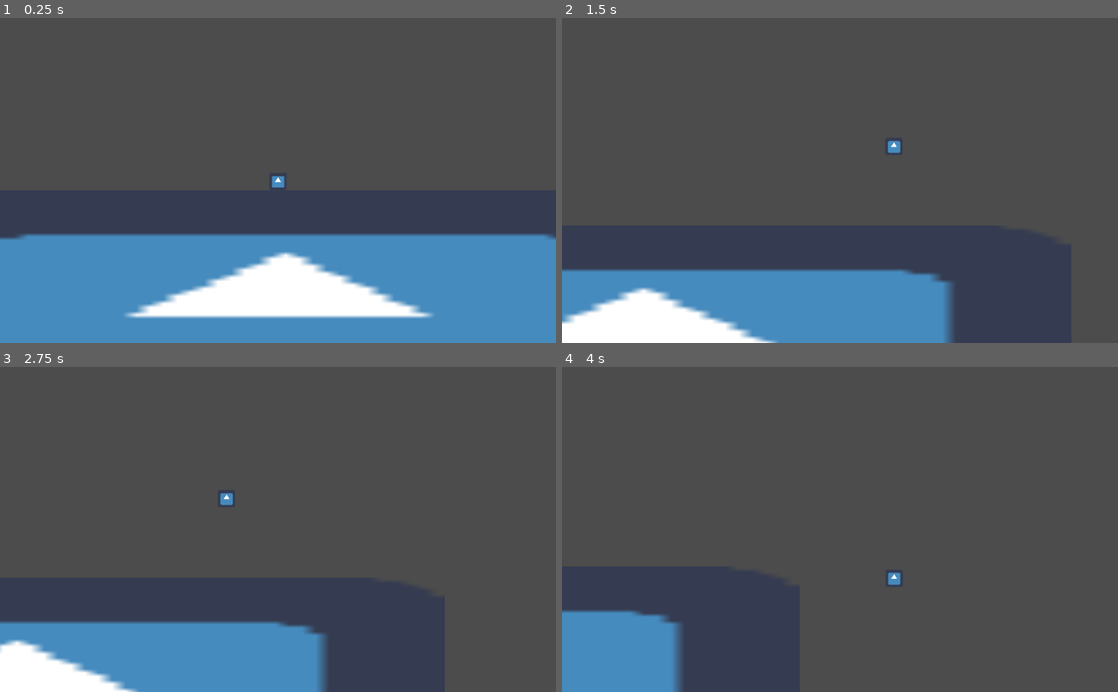
Above: before the commit, frames 1-4 (two rows, left to right).
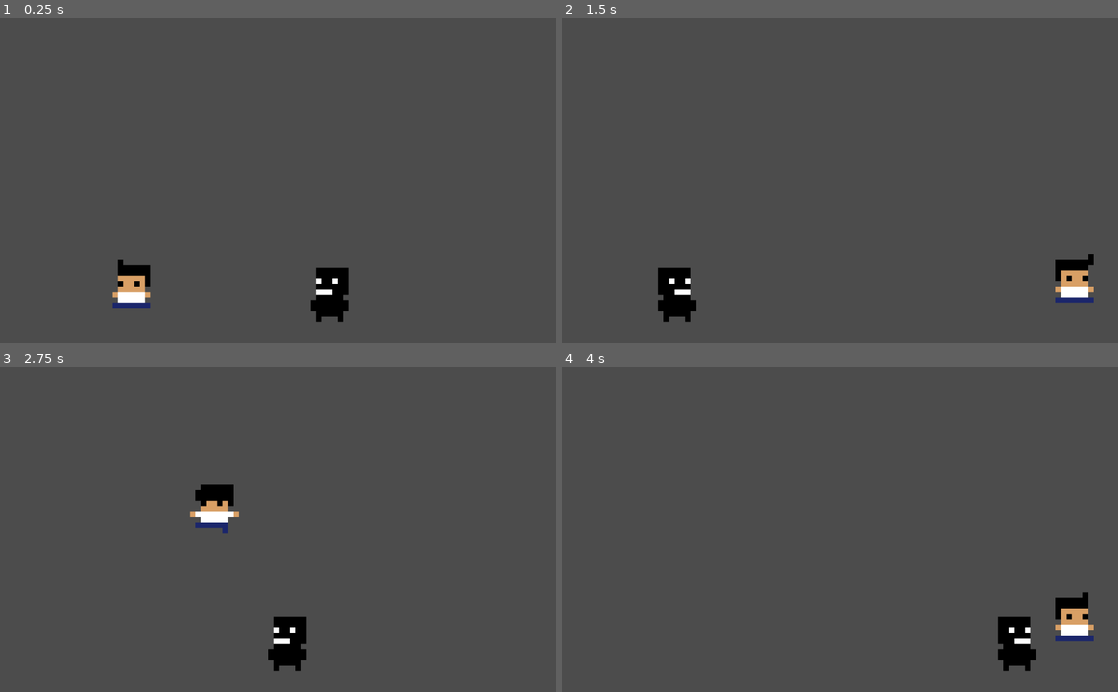
Above: after the commit, the same moments.

Repository: renzoventura/Shade
Game: Godot game, scene res://Scenes/Level/TemplateLevel.tscn
The game is run twice, just before and just after one commit, with the same random seed, the same clock (stepped at 60 frames per second) and the same inputs. The engine's default icon, where the game draws it, is replaced by a stand-in: a white triangle on a blue panel in a dark square.
Inputs:
- Up to frame 1 (0.25 s): no input
- Up to frame 2 (1.5 s): hold W (jump) 0.53-1.28 s; hold D (right) from 0.53 s (still down); tap , (attack, bound only after the commit) at 0.6 s; tap W (jump) at 1.35 s
- Up to frame 3 (2.75 s): tap W (jump) at 1.52, 1.82 s; tap , (attack, bound only after the commit) at 1.55, 2.1 s; release D (right) at 2.03 s; hold A (left) from 2.03 s (still down); hold W (jump) from 2.03 s (still down)
- Up to frame 4 (4 s): release A (left) at 2.78 s; release W (jump) at 2.78 s; hold D (right) from 2.78 s (still down); tap , (attack, bound only after the commit) at 2.85 s; tap W (jump) at 3.02, 3.32 s; hold W (jump) from 3.53 s (still down)

The runs differ from the first frame. In frame 1, 34% of the frame differs, in the area x 0-100%, y 48-100%; in frame 2, 17%; in frame 3, 14%; in frame 4, 7.1%.

Commit message:
Add sprite animation, attack collision and enemy ai

Diff:
--- a/Scenes/Environment/Floor.tscn
+++ b/Scenes/Environment/Floor.tscn
@@ -1,20 +1,14 @@
-[gd_scene load_steps=3 format=2]
-
-[ext_resource path="res://icon.png" type="Texture" id=1]
+[gd_scene load_steps=2 format=2]
 
 [sub_resource type="RectangleShape2D" id=1]
 extents = Vector2( 1598.33, 12.2619 )
 
 [node name="Floor" type="StaticBody2D"]
+collision_layer = 8
+collision_mask = 5
 __meta__ = {
 "_edit_group_": true
 }
 
-[node name="Sprite" type="Sprite" parent="."]
-position = Vector2( -0.0711937, 428.013 )
-scale = Vector2( 50, 13.7706 )
-texture = ExtResource( 1 )
-
 [node name="CollisionShape2D" type="CollisionShape2D" parent="."]
-visible = false
 shape = SubResource( 1 )
--- a/Scenes/Level/TemplateLevel.tscn
+++ b/Scenes/Level/TemplateLevel.tscn
@@ -1,11 +1,33 @@
-[gd_scene load_steps=3 format=2]
+[gd_scene load_steps=5 format=2]
 
 [ext_resource path="res://Scenes/Player/Player.tscn" type="PackedScene" id=1]
 [ext_resource path="res://Scenes/Environment/Floor.tscn" type="PackedScene" id=2]
+[ext_resource path="res://Scenes/Player/Enemy.tscn" type="PackedScene" id=3]
+
+[sub_resource type="RectangleShape2D" id=1]
+extents = Vector2( 20.8151, 423.624 )
 
 [node name="TemplateLevel" type="Node2D"]
 
 [node name="Player" parent="." instance=ExtResource( 1 )]
+position = Vector2( 231.202, 398.334 )
+
+[node name="StaticBody2D" type="StaticBody2D" parent="."]
+position = Vector2( -21.1295, 319.218 )
+
+[node name="CollisionShape2D" type="CollisionShape2D" parent="StaticBody2D"]
+position = Vector2( 52.7426, 0 )
+shape = SubResource( 1 )
+
+[node name="StaticBody2D2" type="StaticBody2D" parent="."]
+position = Vector2( -10.5811, 317.46 )
+
+[node name="CollisionShape2D" type="CollisionShape2D" parent="StaticBody2D2"]
+position = Vector2( 1010.24, 18.0881 )
+shape = SubResource( 1 )
 
 [node name="Floor" parent="." instance=ExtResource( 2 )]
-position = Vector2( 3.68828, 55.6316 )
+position = Vector2( 562.217, 573.203 )
+
+[node name="Enemy" parent="." instance=ExtResource( 3 )]
+position = Vector2( 621.905, 414.785 )
--- /dev/null
+++ b/Scenes/Player/Enemy.gd
@@ -0,0 +1,47 @@
+extends KinematicBody2D
+
+
+var motion = Vector2(0,0)
+var motion_up = Vector2(0,-1)
+
+var SPEED = 20;
+var JUMP_SPEED = 1800;
+var GRAVITY = 2000;
+var MAX_FALL_SPEED = 3000
+
+export(int) var ACCELERATION = 10
+
+func _ready():
+	set_physics_process(true)
+
+func _physics_process(delta):
+	apply_gravity()
+	var player = get_tree().get_root().find_node("Player", true, false)
+	if player != null:
+		chase_player(player, delta)
+
+func chase_player(player, delta):
+	var direction = (player.global_position - global_position).normalized()
+#	motion += direction * ACCELERATION * delta
+#	motion = motion.clamped(SPEED)
+	motion += direction * ACCELERATION
+	$AnimatedSprite.flip_h = global_position > player.global_position
+	motion = move_and_slide(motion)
+
+func _on_VisibilityNotifier2D_screen_entered():
+	set_physics_process(true)
+
+func hurt():
+	print("OUCH!")
+	motion.y -= 500
+	motion.x = 300
+
+
+func apply_gravity():
+	if is_on_floor() and motion.y > 0:
+		motion.y = 0
+	elif is_on_ceiling():
+		motion.y = 1
+	else:
+		if(motion.y < MAX_FALL_SPEED):
+			motion.y += GRAVITY
--- /dev/null
+++ b/Scenes/Player/Enemy.tscn
@@ -0,0 +1,28 @@
+[gd_scene load_steps=5 format=2]
+
+[ext_resource path="res://Assets/Enemy/enemy.png" type="Texture" id=1]
+[ext_resource path="res://Scenes/Player/Enemy.gd" type="Script" id=2]
+
+[sub_resource type="RectangleShape2D" id=2]
+extents = Vector2( 34.4604, 49.7538 )
+
+[sub_resource type="SpriteFrames" id=1]
+animations = [ {
+"frames": [ ExtResource( 1 ) ],
+"loop": true,
+"name": "idle",
+"speed": 5.0
+} ]
+
+[node name="Enemy" type="KinematicBody2D"]
+collision_layer = 4
+collision_mask = 9
+script = ExtResource( 2 )
+
+[node name="CollisionShape2D" type="CollisionShape2D" parent="."]
+position = Vector2( -5.09628, -0.149895 )
+shape = SubResource( 2 )
+
+[node name="AnimatedSprite" type="AnimatedSprite" parent="."]
+frames = SubResource( 1 )
+animation = "idle"
--- a/Scenes/Player/Player.gd
+++ b/Scenes/Player/Player.gd
@@ -1,23 +1,45 @@
 extends KinematicBody2D
+
+var is_attacking
 
 var motion = Vector2(0,0)
 var motion_up = Vector2(0,-1)
-var SPEED = 1000;
-var JUMP_SPEED = 3000;
-var GRAVITY = 300;
-var MAX_FALL_SPEED = 1500
+var SPEED = 800;
+var JUMP_SPEED = 1800;
+var GRAVITY = 200;
+var MAX_FALL_SPEED = 300
+
+onready var playerAnimation = $PlayerAnimation
+onready var attackArea = $AttackArea
+onready var attackAreaCollision = $AttackArea/AttackCollision
+
+signal animate
+signal attackAnimate
+
+var is_facing_right;
+
+func ready():
+	is_facing_right = true;
+	attackArea.set_collision_mask_bit(2, false)
+	is_attacking = false
 
 func _process(delta):
 	apply_gravity()
-	walk()
-	jump()
+	if not is_attacking:
+		walk()
+		jump()
+		animate()
+		attack()
+		update_attack_collision()
 	move_and_slide(motion, motion_up)
 
 func walk():
 	if Input.is_action_pressed("left") and not Input.is_action_just_pressed("right"):
 		motion.x = -SPEED
+		is_facing_right = false
 	elif Input.is_action_pressed("right") and not Input.is_action_just_pressed("left"):
 		motion.x = SPEED
+		is_facing_right = true
 	else:
 		motion.x = 0
 
@@ -33,3 +55,26 @@
 func jump():
 	if Input.is_action_pressed("jump") and is_on_floor():
 		motion.y -= JUMP_SPEED
+
+func attack():
+	if Input.is_action_just_pressed("attack"):
+		attackAnimate()
+
+
+func animate():
+	if not is_attacking:
+		emit_signal("animate", motion, GRAVITY, is_facing_right)
+
+func attackAnimate():
+	is_attacking = true
+	attackAreaCollision.disabled = false
+	emit_signal("attackAnimate")
+	yield(get_node("PlayerAnimation"), "animation_finished" )
+	is_attacking = false
+	attackAreaCollision.disabled = true
+
+func _on_AttackArea_body_entered(body):
+	body.hurt()
+
+func update_attack_collision():
+	pass
--- a/Scenes/Player/Player.tscn
+++ b/Scenes/Player/Player.tscn
@@ -1,22 +1,37 @@
-[gd_scene load_steps=4 format=2]
+[gd_scene load_steps=5 format=2]
 
-[ext_resource path="res://icon.png" type="Texture" id=1]
+[ext_resource path="res://Scenes/Player/PlayerAnimation.tscn" type="PackedScene" id=1]
 [ext_resource path="res://Scenes/Player/Player.gd" type="Script" id=2]
 
 [sub_resource type="RectangleShape2D" id=1]
-extents = Vector2( 32.2108, 31.8788 )
+extents = Vector2( 38.7332, 45.9868 )
+
+[sub_resource type="RectangleShape2D" id=2]
+extents = Vector2( 53.4169, 65.8811 )
 
 [node name="Player" type="KinematicBody2D"]
 script = ExtResource( 2 )
 
-[node name="Sprite" type="Sprite" parent="."]
-texture = ExtResource( 1 )
-
 [node name="CollisionShape2D" type="CollisionShape2D" parent="."]
-visible = false
+position = Vector2( -3.23535, 2.9118 )
 shape = SubResource( 1 )
 
 [node name="Camera2D" type="Camera2D" parent="."]
-current = true
-zoom = Vector2( 2, 2 )
 smoothing_enabled = true
+
+[node name="PlayerAnimation" parent="." instance=ExtResource( 1 )]
+position = Vector2( 6.16013, 0.513336 )
+animation = "attack"
+
+[node name="AttackArea" type="Area2D" parent="."]
+position = Vector2( 61.088, -14.6611 )
+collision_layer = 2
+collision_mask = 4
+
+[node name="AttackCollision" type="CollisionShape2D" parent="AttackArea"]
+position = Vector2( -5.30737, -0.663422 )
+shape = SubResource( 2 )
+disabled = true
+[connection signal="animate" from="." to="PlayerAnimation" method="_on_Player_animate"]
+[connection signal="attackAnimate" from="." to="PlayerAnimation" method="_on_Player_attackAnimate"]
+[connection signal="body_entered" from="AttackArea" to="." method="_on_AttackArea_body_entered"]
--- /dev/null
+++ b/Scenes/Player/PlayerAnimation.gd
@@ -0,0 +1,21 @@
+extends AnimatedSprite
+
+func _on_Player_animate(motion, GRAVITY, is_facing_right):
+	if is_facing_right:
+		flip_h = false
+	else:
+		flip_h = true
+	if motion.y < 0:
+		play("jump")
+	elif motion.y > GRAVITY:
+		play("fall")
+	elif motion.x != 0:
+		play("move")
+
+	else:
+		play("idle")
+
+
+
+func _on_Player_attackAnimate():
+	play("attack")
--- /dev/null
+++ b/Scenes/Player/PlayerAnimation.tscn
@@ -0,0 +1,50 @@
+[gd_scene load_steps=16 format=2]
+
+[ext_resource path="res://Assets/Player/walk1.png" type="Texture" id=1]
+[ext_resource path="res://Assets/Player/walk2.png" type="Texture" id=2]
+[ext_resource path="res://Assets/Player/idle2.png" type="Texture" id=3]
+[ext_resource path="res://Assets/Player/idle1.png" type="Texture" id=4]
+[ext_resource path="res://Assets/Player/fall2.png" type="Texture" id=5]
+[ext_resource path="res://Assets/Player/fall1.png" type="Texture" id=6]
+[ext_resource path="res://Assets/Player/attack2.png" type="Texture" id=7]
+[ext_resource path="res://Assets/Player/attack3.png" type="Texture" id=8]
+[ext_resource path="res://Assets/Player/jump.png" type="Texture" id=9]
+[ext_resource path="res://Assets/Player/attack1.png" type="Texture" id=10]
+[ext_resource path="res://Assets/Player/attack4.png" type="Texture" id=11]
+[ext_resource path="res://Scenes/Player/PlayerAnimation.gd" type="Script" id=12]
+[ext_resource path="res://Assets/Player/walk4.png" type="Texture" id=13]
+[ext_resource path="res://Assets/Player/walk3.png" type="Texture" id=14]
+
+[sub_resource type="SpriteFrames" id=1]
+animations = [ {
+"frames": [ ExtResource( 4 ), ExtResource( 3 ) ],
+"loop": true,
+"name": "idle",
+"speed": 5.0
+}, {
+"frames": [ ExtResource( 10 ), ExtResource( 7 ), ExtResource( 8 ), ExtResource( 11 ) ],
+"loop": true,
+"name": "attack",
+"speed": 30.0
+}, {
+"frames": [ ExtResource( 9 ) ],
+"loop": true,
+"name": "jump",
+"speed": 5.0
+}, {
+"frames": [ ExtResource( 6 ), ExtResource( 5 ) ],
+"loop": true,
+"name": "fall",
+"speed": 5.0
+}, {
+"frames": [ ExtResource( 1 ), ExtResource( 14 ), ExtResource( 2 ), ExtResource( 13 ) ],
+"loop": true,
+"name": "move",
+"speed": 5.0
+} ]
+
+[node name="PlayerAnimation" type="AnimatedSprite"]
+scale = Vector2( 10, 10 )
+frames = SubResource( 1 )
+animation = "fall"
+script = ExtResource( 12 )
--- a/project.godot
+++ b/project.godot
@@ -38,11 +38,18 @@
 , Object(InputEventKey,"resource_local_to_scene":false,"resource_name":"","device":0,"alt":false,"shift":false,"control":false,"meta":false,"command":false,"pressed":false,"scancode":39,"unicode":0,"echo":false,"script":null)
  ]
 }
+attack={
+"deadzone": 0.5,
+"events": [ Object(InputEventKey,"resource_local_to_scene":false,"resource_name":"","device":0,"alt":false,"shift":false,"control":false,"meta":false,"command":false,"pressed":false,"scancode":59,"unicode":0,"echo":false,"script":null)
+ ]
+}
 
 [layer_names]
 
 2d_physics/layer_1="Player"
-2d_physics/layer_2="Environmnet"
+2d_physics/layer_2="Attack"
+2d_physics/layer_3="Enemy"
+2d_physics/layer_4="Environment"
 
 [rendering]
 
Binary file added: Assets/Enemy/enemy.png
Not shown, added: Assets/Enemy/enemy.png.import
Binary file added: Assets/Player/attack1.png
Not shown, added: Assets/Player/attack1.png.import
Binary file added: Assets/Player/attack2.png
Not shown, added: Assets/Player/attack2.png.import
Binary file added: Assets/Player/attack3.png
Not shown, added: Assets/Player/attack3.png.import
Binary file added: Assets/Player/attack4.png
Not shown, added: Assets/Player/attack4.png.import
Binary file added: Assets/Player/fall1.png
Not shown, added: Assets/Player/fall1.png.import
(and 16 more such lines)
